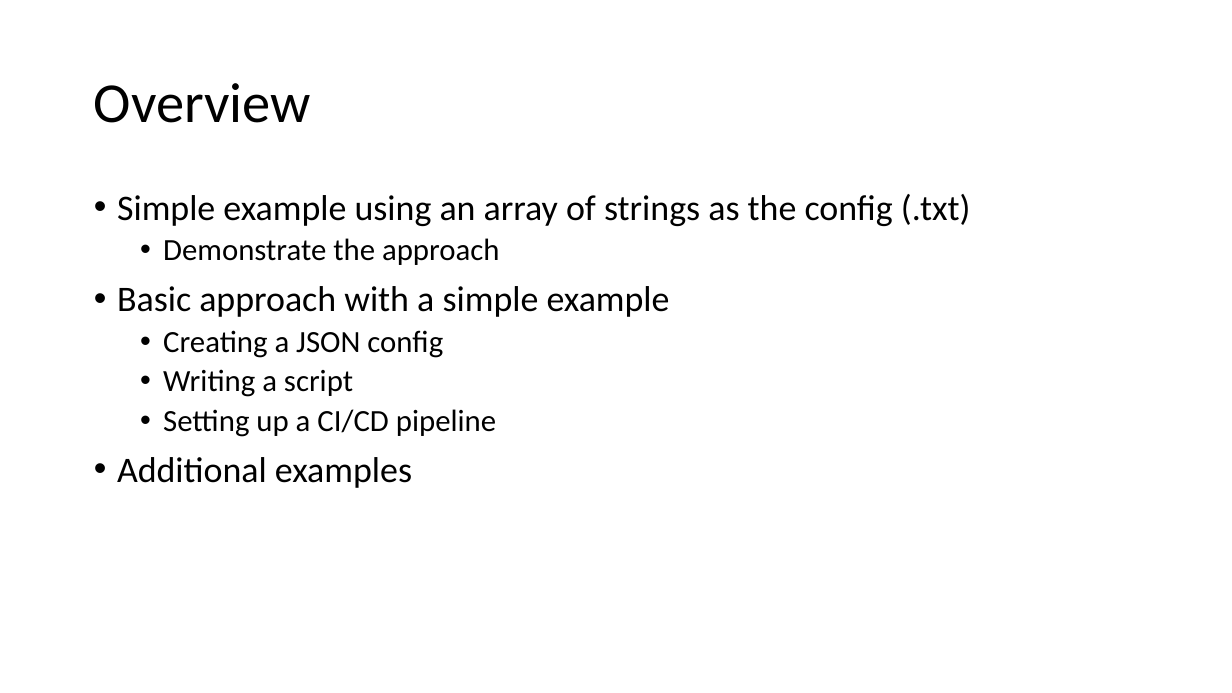
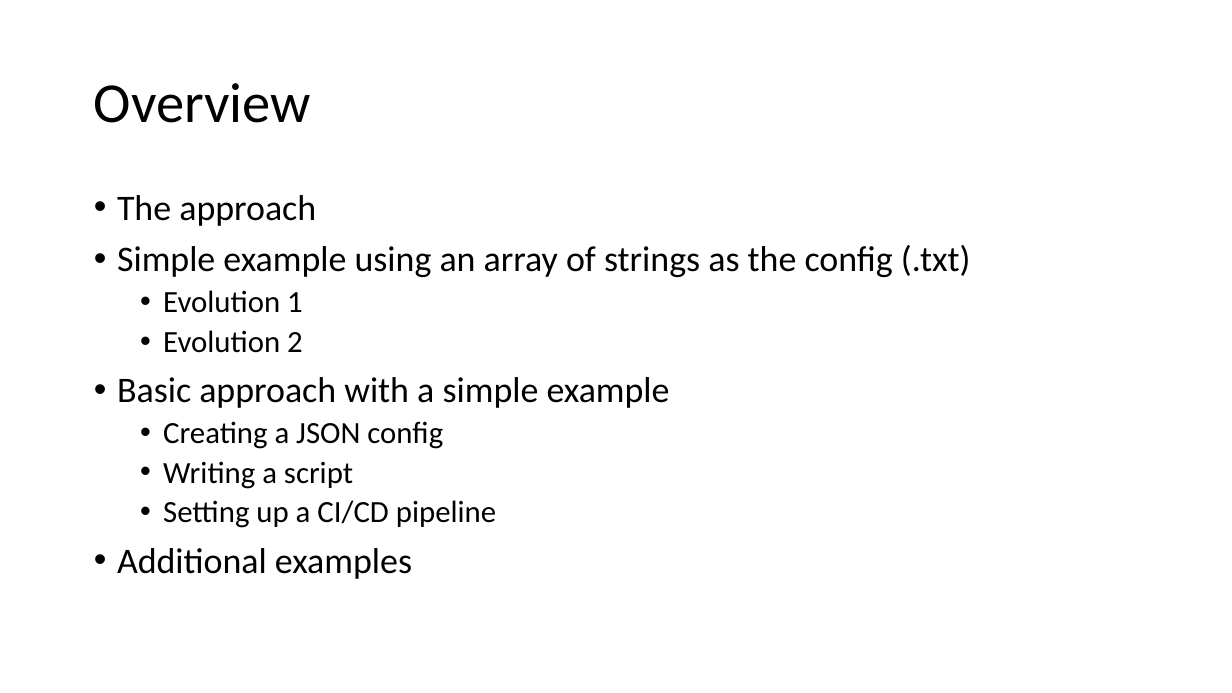
Before and after one commit to ThePoShWolf/Sessions, a slide deck: slide 6 of 2022-04-26 - aC the world! As Code for Anything/PowerShell Summit 2022 - aC the World!.pptx. Drawn at 1232x693 pixels with LibreOffice and Linux fonts; fonts in the diff are those of the drawing; background and template pictures are left out. Boxes give left, top, right and bottom in pixels: in the first picture for what was removed or moved away, otherwise in the second. Text is boxed around its words. In the diff, an @@ line names an element or a change of style, - is before the commit and + after.

```diff
--- a/2022-04-26 - aC the world! As Code for Anything/PowerShell Summit 2022 - aC the World!.pptx
+++ b/2022-04-26 - aC the world! As Code for Anything/PowerShell Summit 2022 - aC the World!.pptx
@@ text at [117, 195, 316, 226]: paragraph added @@
+• The approach
@@ text at [163, 290, 303, 353]: text changed @@
-  • Demonstrate the approach
+  • Evolution 1
+  • Evolution 2
```
Also in this commit, not shown: 3 other slides changed, 3 slides added.
